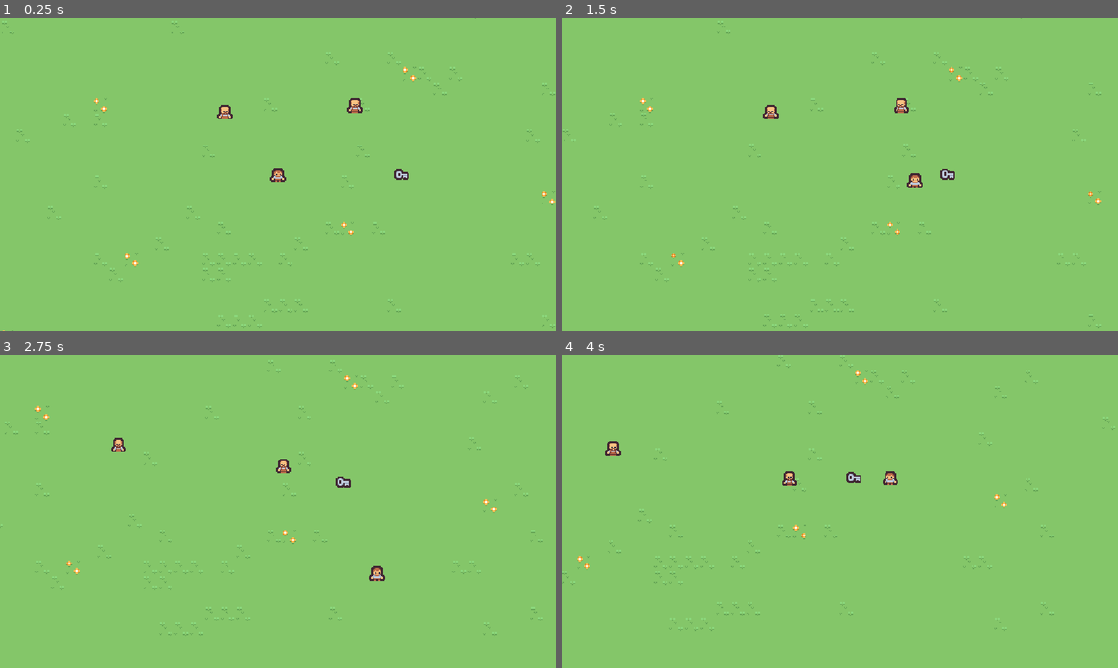
Above: before the commit, frames 1-4 (two rows, left to right).
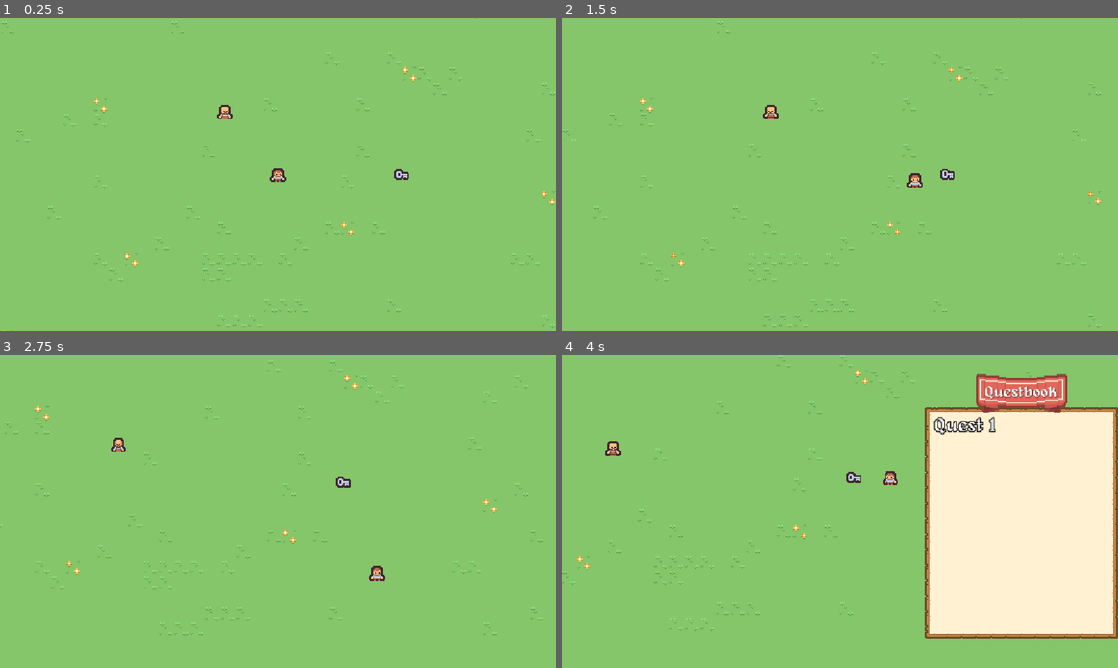
Above: after the commit, the same moments.

Repository: chamerlish/godot-wild-jam-97
Game: Godot game, scene res://scene/worlds/world.tscn
Same seed, same stepped clock (60 frames per second), same inputs: the game is played once before the commit and once after it.
Inputs:
- Up to frame 1 (0.25 s): no input
- Up to frame 2 (1.5 s): tap Enter (ui_accept) at 0.5, 0.77 s; hold Right (move_right) 0.53-1.28 s; hold E (interact) 0.53-1.28 s; hold Down (move_down) from 1.28 s (still down); tap E (interact) at 1.35 s
- Up to frame 3 (2.75 s): tap Enter (ui_accept) at 1.52 s; release Down (move_down) at 2.03 s; hold Right (move_right) from 2.03 s (still down); hold Space (pickup) from 2.03 s (still down); tap E (interact) at 2.3 s
- Up to frame 4 (4 s): release Right (move_right) at 2.78 s; release Space (pickup) at 2.78 s; hold Up (move_up) 2.78-3.53 s; tap Tab (toggle_quest_tab) at 2.85 s; tap Enter (ui_accept) at 3.02, 3.77 s; tap E (interact) at 3.05 s; hold Left (move_left) from 3.53 s (still down); hold E (interact) from 3.53 s (still down)

The runs differ from the first frame. In frame 1, 0.1% of the frame differs, in the area x 62-66%, y 25-31%; in frame 2, 0.1%; in frame 3, 0.1%; in frame 4, 27%, in the area x 39-100%, y 6-91%.

Commit message:
implemented the quest manager

Diff:
--- a/scene/ui/quest/quest_manager_ui.gd
+++ b/scene/ui/quest/quest_manager_ui.gd
@@ -12,9 +12,6 @@
 
 func _ready() -> void:
 	QuestManager.quest_added.connect(_add_quest)
-
-	QuestManager.add_quest(quest)
-
 
 func _add_quest(new_quest: Quest) -> void:
 	var quest_node: QuestUILabel = quest_ui_label.instantiate()
--- a/scene/ui/quest/quest_manager_ui.tscn
+++ b/scene/ui/quest/quest_manager_ui.tscn
@@ -127,6 +127,18 @@
 "transitions": PackedFloat32Array(1),
 "update": 0,
 "values": [Vector2(0, 0)]
+}
+tracks/9/type = "value"
+tracks/9/imported = false
+tracks/9/enabled = true
+tracks/9/path = NodePath("Control/SideBar:visible")
+tracks/9/interp = 1
+tracks/9/loop_wrap = true
+tracks/9/keys = {
+"times": PackedFloat32Array(0),
+"transitions": PackedFloat32Array(1),
+"update": 1,
+"values": [false]
 }
 
 [sub_resource type="Animation" id="Animation_17wtk"]
@@ -202,6 +214,18 @@
 "transitions": PackedFloat32Array(1, 1),
 "update": 0,
 "values": [Vector2(0, 0), Vector2(0, 120)]
+}
+tracks/6/type = "value"
+tracks/6/imported = false
+tracks/6/enabled = true
+tracks/6/path = NodePath("Control/SideBar:visible")
+tracks/6/interp = 1
+tracks/6/loop_wrap = true
+tracks/6/keys = {
+"times": PackedFloat32Array(0, 0.033333335, 1),
+"transitions": PackedFloat32Array(1, 0, 1),
+"update": 1,
+"values": [false, true, false]
 }
 
 [sub_resource type="Animation" id="Animation_pkw75"]
@@ -317,6 +341,18 @@
 "update": 0,
 "values": [0.0, 3.141592653589793, 0.0]
 }
+tracks/9/type = "value"
+tracks/9/imported = false
+tracks/9/enabled = true
+tracks/9/path = NodePath("Control/SideBar:visible")
+tracks/9/interp = 1
+tracks/9/loop_wrap = true
+tracks/9/keys = {
+"times": PackedFloat32Array(0, 5.1),
+"transitions": PackedFloat32Array(0, 1),
+"update": 1,
+"values": [true, false]
+}
 
 [sub_resource type="Animation" id="Animation_8btm6"]
 resource_name = "open_tab"
@@ -405,6 +441,18 @@
 "update": 0,
 "values": [0.0]
 }
+tracks/7/type = "value"
+tracks/7/imported = false
+tracks/7/enabled = true
+tracks/7/path = NodePath("Control/SideBar:visible")
+tracks/7/interp = 1
+tracks/7/loop_wrap = true
+tracks/7/keys = {
+"times": PackedFloat32Array(0),
+"transitions": PackedFloat32Array(1),
+"update": 1,
+"values": [true]
+}
 
 [sub_resource type="AnimationLibrary" id="AnimationLibrary_8btm6"]
 _data = {
@@ -426,6 +474,7 @@
 grow_vertical = 2
 
 [node name="SideBar" type="Control" parent="Control" unique_id=1938096718]
+visible = false
 layout_mode = 1
 anchor_left = 0.625
 anchor_top = 0.123
--- a/scene/worlds/world.tscn
+++ b/scene/worlds/world.tscn
@@ -8,6 +8,7 @@
 [ext_resource type="Script" uid="uid://83vsg2v7k1lv" path="res://scripts/quests/objective.gd" id="6_qn1ml"]
 [ext_resource type="PackedScene" uid="uid://bxsancurlxe6o" path="res://scene/misc/basic_object.tscn" id="7_4utwg"]
 [ext_resource type="PackedScene" uid="uid://ojs0f644gfu6" path="res://scene/ui/dialogue/dialogue_ui.tscn" id="8_6n167"]
+[ext_resource type="PackedScene" uid="uid://bfv5u2djo1xgr" path="res://scene/ui/quest/quest_manager_ui.tscn" id="9_itgq7"]
 
 [sub_resource type="TileSetAtlasSource" id="TileSetAtlasSource_p0h4x"]
 texture = ExtResource("1_w12ll")
@@ -177,25 +178,7 @@
 object_needed = NodePath("../../../BasicObject")
 description = "Find a key and bring it back to Key Licker Joe"
 normal_message = Array[String](["i-i always wanted to \\n lick a key in my life", "but sadly i was never \\n around them"])
-success_message = Array[String](["yummy tastes it tastes \\n horrible nom nom nom"])
-metadata/_custom_type_script = "uid://83vsg2v7k1lv"
-
-[node name="Npc2" parent="." unique_id=103590055 node_paths=PackedStringArray("npc_quest") instance=ExtResource("4_tmwor")]
-position = Vector2(160, -144)
-npc_quest = NodePath("Quest")
-
-[node name="Quest" type="Node" parent="Npc2" unique_id=2047361306 node_paths=PackedStringArray("objective_list")]
-script = ExtResource("5_slyxh")
-quest_name = &"The Key Of Happiness"
-objective_list = [NodePath("Objective")]
-metadata/_custom_type_script = "uid://e0gevm5jffqp"
-
-[node name="Objective" type="Node" parent="Npc2/Quest" unique_id=1203785378 node_paths=PackedStringArray("object_needed")]
-script = ExtResource("6_qn1ml")
-object_needed = NodePath("../../../BasicObject")
-description = "Find a key and bring it back to Key Licker Joe"
-normal_message = Array[String](["i-i always wanted to \\n lick a key in my life", "but sadly i was never \\n around them"])
-success_message = Array[String](["yummy tastes it tastes \\n horrible nom nom nom"])
+success_message = Array[String](["slurp slurp...", "yummy it tastes \\n horrible nom nom nom"])
 metadata/_custom_type_script = "uid://83vsg2v7k1lv"
 
 [node name="BasicObject" parent="." unique_id=778565226 instance=ExtResource("7_4utwg")]
@@ -206,3 +189,5 @@
 offset_top = -170.0
 offset_right = -90.0
 offset_bottom = -130.0
+
+[node name="QuestManagerUI" parent="." unique_id=450376624 instance=ExtResource("9_itgq7")]
--- a/scripts/entities/npc/npc.gd
+++ b/scripts/entities/npc/npc.gd
@@ -12,7 +12,10 @@
 	NPCUtils.interact.connect(interact)
 	NPCUtils.pickup.connect(pickup)
 	DialogueManager.end_fialogue.connect(
-	func():
+	func(target: NPC):
+		if target != self:
+			return
+		QuestManager.update_quest(npc_quest)
 		is_in_dialogue = false)
 
 func _physics_process(_delta: float) -> void:
@@ -45,7 +48,9 @@
 
 	DialogueManager.start_dialogue.emit(
 		result[1],
-		dialogue_point)
+		dialogue_point,
+		self
+	)
 
 	is_in_dialogue = true
 
--- a/scripts/quests/quest_manager.gd
+++ b/scripts/quests/quest_manager.gd
@@ -1,14 +1,24 @@
 extends Node
 
-var current_quests: Array[Quest]
+var _current_quests: Array[Quest]
 
 signal quest_added(new_quest: Quest)
 
 func add_quest(new_quest: Quest):
-	if not new_quest in current_quests:
-		current_quests.append(new_quest)
-		quest_added.emit(new_quest)
+	_current_quests.append(new_quest)
+	quest_added.emit(new_quest)
 
+func is_in_list(to_check_quest: Quest) -> bool:
+	return _current_quests.has(to_check_quest)
 
-func finish_quest(updated_quest: Quest):
+func finish_quest(_updated_quest: Quest):
 	pass
+
+func update_quest(updated_quest: Quest):
+	if not is_in_list(updated_quest):
+		add_quest(updated_quest)
+
+	var quest_index := _current_quests.find(updated_quest)
+
+	if updated_quest.current_objective != _current_quests[quest_index].current_objective:
+		pass
--- a/scripts/ui/dialogue/dialogue_manager.gd
+++ b/scripts/ui/dialogue/dialogue_manager.gd
@@ -1,4 +1,4 @@
 extends Node
 
-signal start_dialogue(content: Array[String], tip_position: Marker2D)
-signal end_fialogue
+signal start_dialogue(content: Array[String], tip_position: Marker2D, target: NPC)
+signal end_fialogue(target: NPC)
--- a/scripts/ui/dialogue/dialogue_ui.gd
+++ b/scripts/ui/dialogue/dialogue_ui.gd
@@ -24,7 +24,7 @@
 	NPCUtils.pickup.connect(func(_throwaway: Node2D): is_showing = false)
 
 
-func start_dialogue(new_lines_to_read: Array[String], tip_position: Marker2D):
+func start_dialogue(new_lines_to_read: Array[String], tip_position: Marker2D, target: NPC):
 
 	if is_showing:
 		return
@@ -35,9 +35,9 @@
 	reparent(tip_position)
 	lines_to_read = new_lines_to_read
 
-	read_line(current_line, new_lines_to_read)
+	read_line(current_line, new_lines_to_read, target)
 
-func read_line(new_line: int, new_lines_to_read: Array[String]) -> void:
+func read_line(new_line: int, new_lines_to_read: Array[String], target: NPC) -> void:
 	var full_text: String = new_lines_to_read[new_line]
 	full_text = full_text.replace("\\n", "\n")
 	label.text = ""
@@ -56,24 +56,24 @@
 				label.text = full_text.substr(0, i + 1)
 		).set_delay(TEXT_SPEED)
 
-	tween.tween_callback(_on_line_finished)
+	tween.tween_callback(_on_line_finished.bind(target))
 
 @onready var next_line_delay: Timer = $NextLineDelay
 
-func _on_line_finished():
+func _on_line_finished(target: NPC):
 	is_reading_line = false
 
 	next_line_delay.stop()
 	next_line_delay.start()
 	await next_line_delay.timeout
-	try_to_read_next_line()
+	try_to_read_next_line(target)
 
-func try_to_read_next_line() -> void:
+func try_to_read_next_line(target: NPC) -> void:
 	if current_line < lines_to_read.size() - 1:
 		current_line += 1
-		read_line(current_line, lines_to_read)
+		read_line(current_line, lines_to_read, target)
 	else:
-		DialogueManager.end_fialogue.emit()
+		DialogueManager.end_fialogue.emit(target)
 		is_showing = false
 		pass
 
